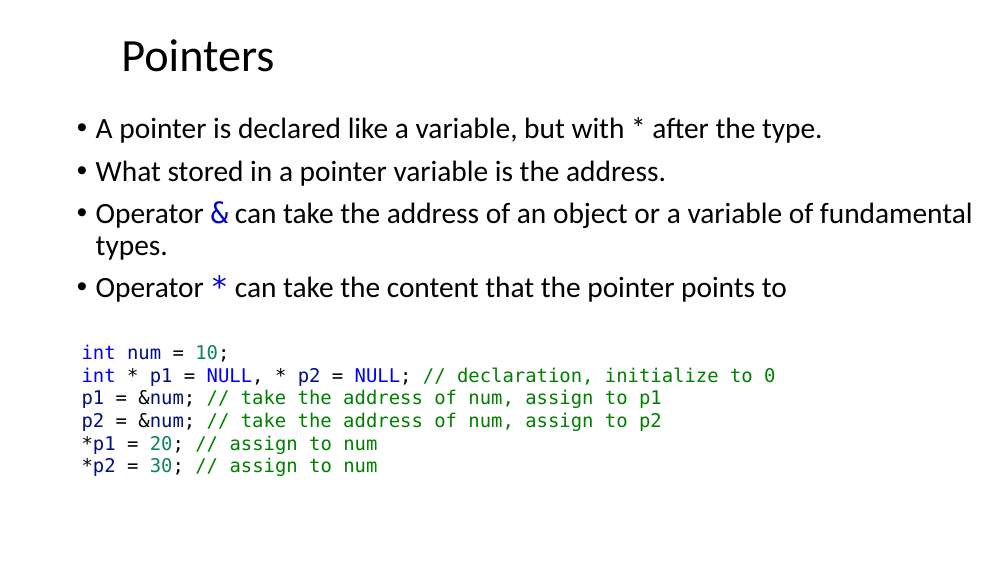
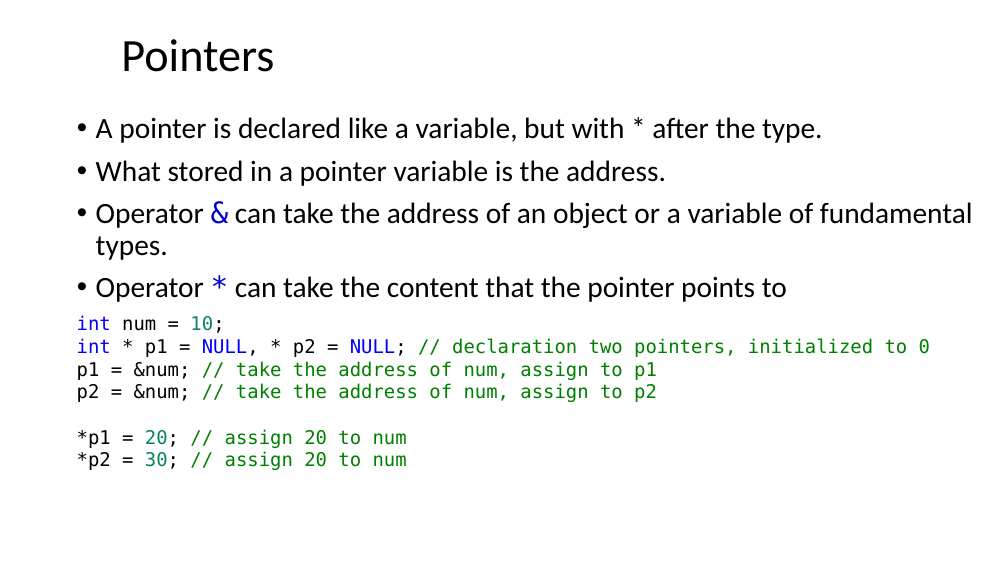
Before and after one commit to dayekuaipao/CPPLearning, a slide deck: slide 3 of week05/Lecture05.pptx. Drawn at 1008x567 pixels with LibreOffice and Linux fonts; fonts in the diff are those of the drawing; background and template pictures are left out. Boxes give left, top, right and bottom in pixels: in the first picture for what was removed or moved away, otherwise in the second. Text is boxed around its words. In the diff, an @@ line names an element or a change of style, - is before the commit and + after.

```diff
--- a/week05/Lecture05.pptx
+++ b/week05/Lecture05.pptx
@@ text "int num = 10;": place and size @@
-text "int num = 10;" at [82,344,775,476]
+text "int num = 10;" at [77,315,930,470]
@@ text at [77,315,657,380]: text colour #001080 to #000000 in "num", "p1 &num;" @@
@@ text at [77,338,930,357]: text changed @@
-int * p1 = NULL, * p2 = NULL; // declaration, initialize to 0
+int * p1 = NULL, * p2 = NULL; // declaration two pointers, initialized to 0
@@ text at [77,383,657,470]: text changed @@
-p2 = &num; // take the address of num, assign to p2
-*p1 = 20; // assign to num
-*p2 = 30; // assign to num
+p2 = &num; // take the address of num, assign to p2
+*p1 = 20; // assign 20 to num
+*p2 = 30; // assign 20 to num
```
Also in this commit, not shown: 2 other slides changed, 13 other files.
